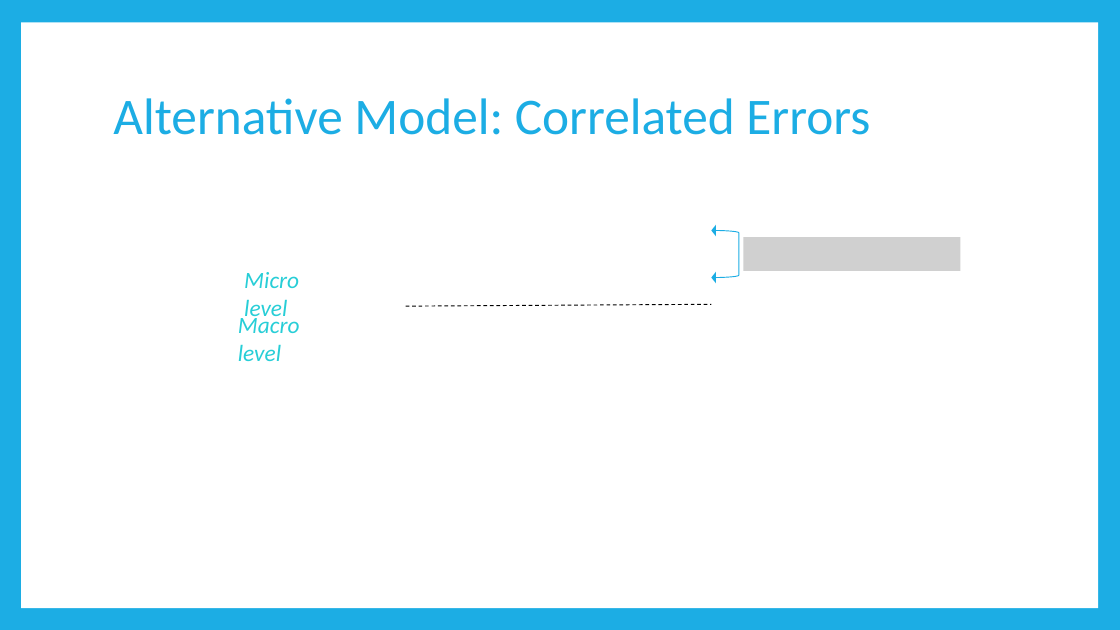
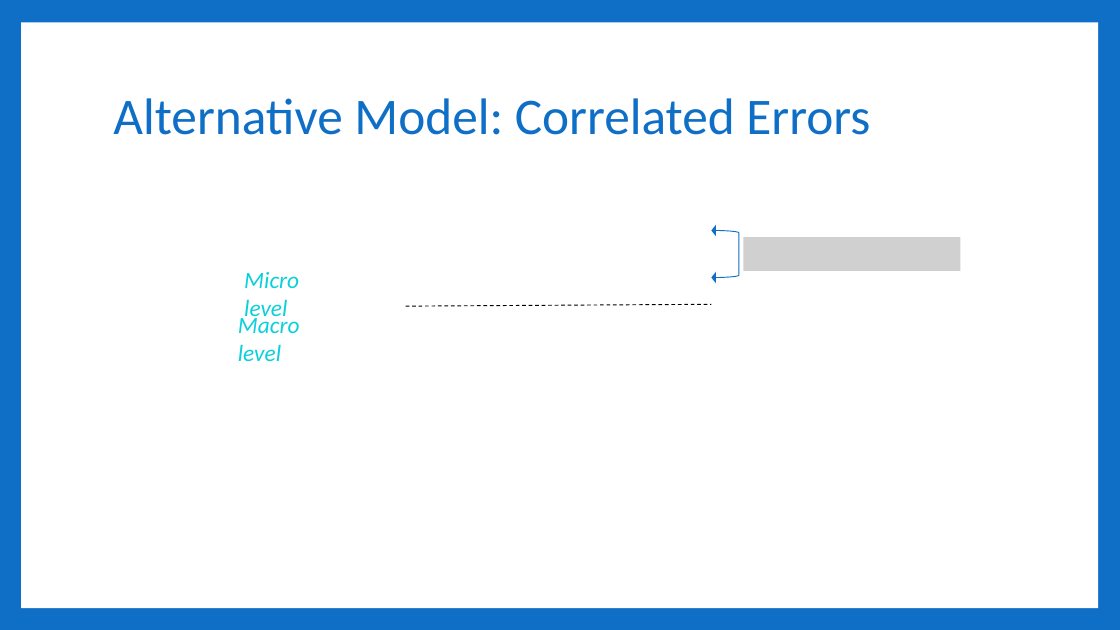
Before and after one commit to RandiLGarcia/smith-r-workshop, a slide deck: slide 36 of docs/Day 3 Slides.pptx. Drawn at 1120x630 pixels with LibreOffice and Linux fonts; fonts in the diff are those of the drawing; grey boxes stand for pictures. Boxes give left, top, right and bottom in pixels: in the first picture for what was removed or moved away, otherwise in the second. Text is boxed around its words. In the diff, an @@ line names an element or a change of style, - is before the commit and + after.

```diff
--- a/docs/Day 3 Slides.pptx
+++ b/docs/Day 3 Slides.pptx
@@ background #1CADE4 to #0F6FC6 @@
@@ title "Alternative Model: Correlated Errors" at box(113, 98, 870, 135): text colour #1CADE4 to #0F6FC6 @@
@@ right bracket at box(712, 230, 739, 277): outline #1CADE4 0.79 pt to #0F6FC6 0.79 pt @@
@@ text "Micro level" at box(244, 272, 299, 322): text colour #27CED7 to #0BD0D9 @@
@@ text "Macro level" at box(238, 313, 300, 361): text colour #27CED7 to #0BD0D9 @@
```
Also in this commit, not shown: 62 other slides changed, 60 slides added, 4 other files.
